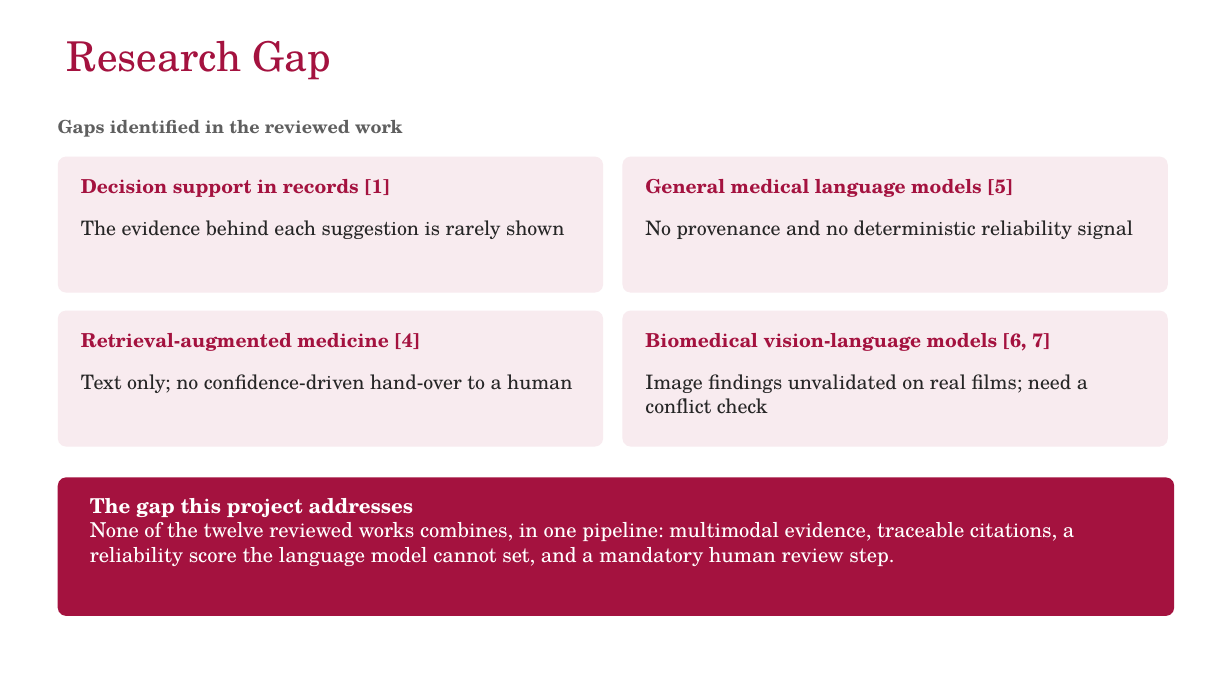
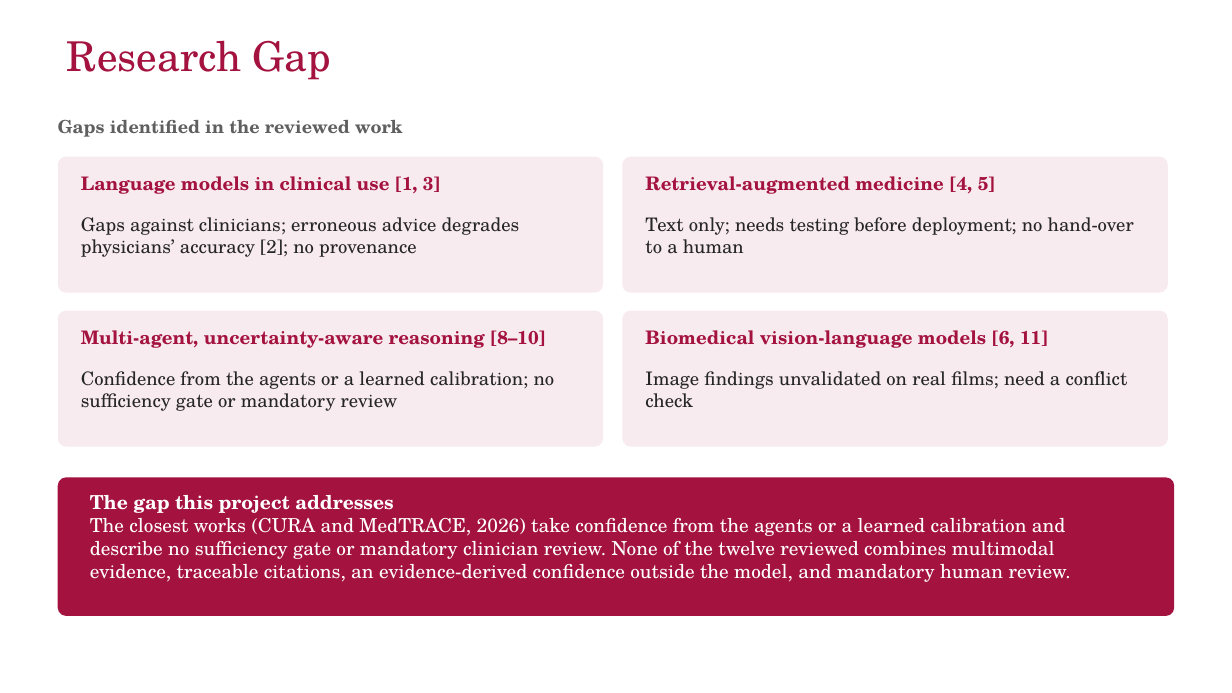
Before and after one commit to hari18305/medorcha, a slide deck: slide 8 of report/MedOrchestrate_Final_Review.pptx. Drawn at 1232x693 pixels with LibreOffice and Linux fonts; fonts in the diff are those of the drawing; background and template pictures are left out. Boxes give left, top, right and bottom in pixels: in the first picture for what was removed or moved away, otherwise in the second. Text is boxed around its words. In the diff, an @@ line names an element or a change of style, - is before the commit and + after.

Commit message:
Literature survey restricted to 2023 onwards (12 works, two from 2026): report Chapter 3, introduction, Chapter 2 table and gap statement, reference list (19, numbered by first citation); presentation literature, gap and reference slides. Report stays at 60 pages

```diff
--- a/report/MedOrchestrate_Final_Review.pptx
+++ b/report/MedOrchestrate_Final_Review.pptx
@@ text at <box>81,176,441,194</box>: text changed; size 15 to 14.5 pt @@
-Decision support in records [1]
+Language models in clinical use [1, 3]
@@ text at <box>645,176,996,194</box>: text changed; size 15 to 14.5 pt @@
-General medical language models [5]
+Retrieval-augmented medicine [4, 5]
@@ text at <box>81,217,520,257</box>: text changed; size 15.5 to 14.5 pt @@
-The evidence behind each suggestion is rarely shown
+Gaps against clinicians; erroneous advice degrades physicians’ accuracy [2]; no provenance
@@ text at <box>645,217,1134,254</box>: text changed; size 15.5 to 14.5 pt @@
-No provenance and no deterministic reliability signal
+Text only; needs testing before deployment; no hand-over to a human
@@ text at <box>81,330,546,348</box>: text changed; size 15 to 14.5 pt @@
-Retrieval-augmented medicine [4]
+Multi-agent, uncertainty-aware reasoning [8–10]
@@ text at <box>645,330,1049,348</box>: text changed; size 15 to 14.5 pt @@
-Biomedical vision-language models [6, 7]
+Biomedical vision-language models [6, 11]
@@ text at <box>81,371,555,411</box>: text changed; size 15.5 to 14.5 pt @@
-Text only; no confidence-driven hand-over to a human
+Confidence from the agents or a learned calibration; no sufficiency gate or mandatory review
@@ text "Image findings unvalidated on real ..." at <box>645,371,1128,408</box>: size 15.5 to 14.5 pt @@
@@ text at <box>90,495,393,513</box>: size 16 to 15 pt in "The gap this project addresses" @@
@@ text at <box>90,518,1071,582</box>: text changed; size 16 to 15 pt @@
-None of the twelve reviewed works combines, in one pipeline: multimodal evidence, traceable citations, a reliability score the language model cannot set, and a mandatory human review step.
+The closest works (CURA and MedTRACE, 2026) take confidence from the agents or a learned calibration and describe no sufficiency gate or mandatory clinician review. None of the twelve reviewed combines multimodal evidence, traceable citations, an evidence-derived confidence outside the model, and mandatory human review.
```
Also in this commit, not shown: 4 other slides changed, 3 other files.
